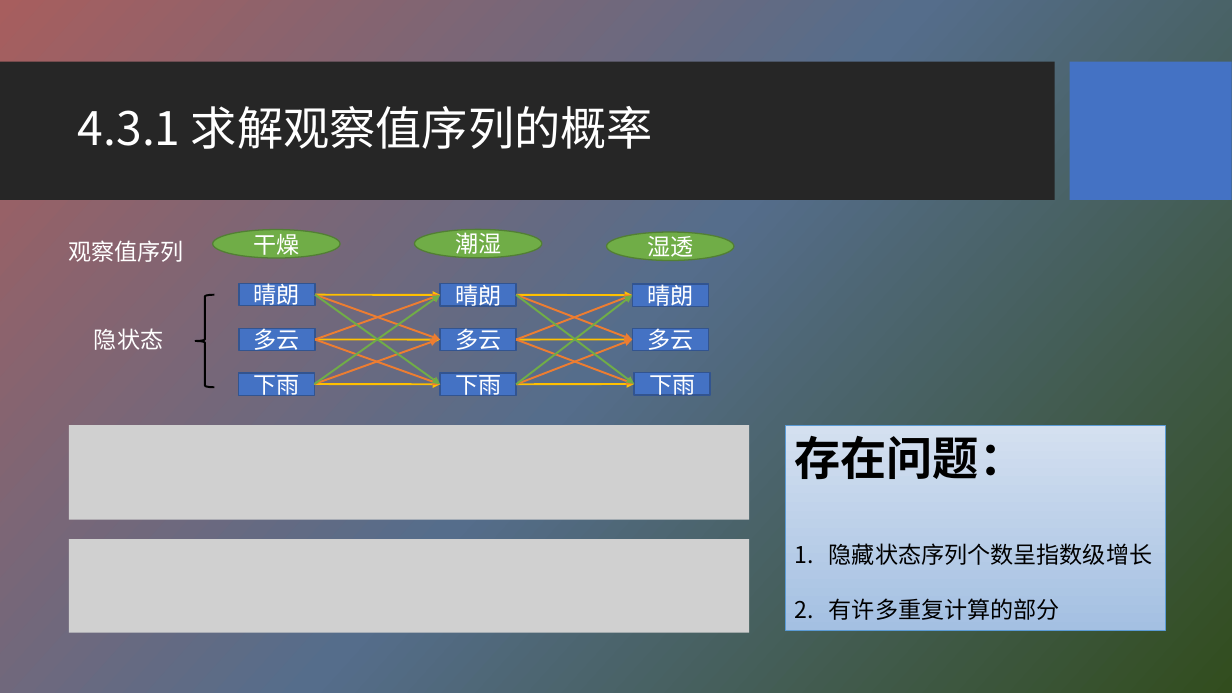
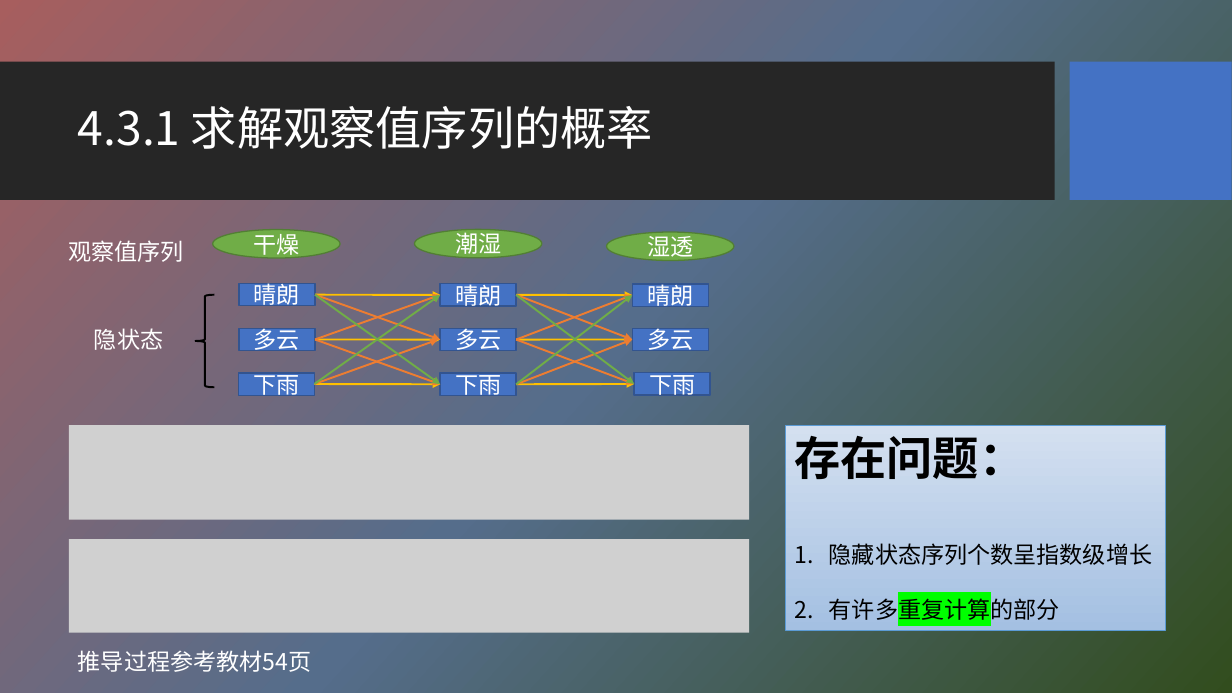
Before and after one commit to HBU/NLP_PPT, a slide deck: slide 13 of PPT-2020/ch04 隐马尔科夫模型.pptx. Drawn at 1232x693 pixels with LibreOffice and Linux fonts; fonts in the diff are those of the drawing; grey boxes stand for pictures; background and template pictures are left out. Boxes give left, top, right and bottom in pixels: in the first picture for what was removed or moved away, otherwise in the second. Text is boxed around its words. In the diff, an @@ line names an element or a change of style, - is before the commit and + after.

```diff
--- a/PPT-2020/ch04 隐马尔科夫模型.pptx
+++ b/PPT-2020/ch04 隐马尔科夫模型.pptx
@@ text in rectangle at <box>829,595,1060,624</box>: highlight none to #00FF00 in "有许多重复计算的部分" @@
@@ text added at <box>78,650,312,672</box>, 18 pt, text #FFFFFF @@
+推导过程参考教材54页
```
Also in this commit, not shown: 15 other slides changed, 1 other file.
